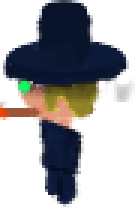
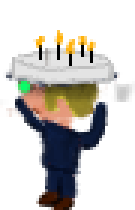
Two versions of the same layered image (135×210). Layer-by-layer changes:
added layer "lights" above "cakehead" over [33, 30, 96, 66]
added layer "cakehead" above "shoes" over [6, 48, 117, 87]
added layer "shoes" above "New Layer" over [36, 186, 75, 210]
painted on "New Layer" over [0, 0, 132, 126]
added layer "arm" over [15, 96, 108, 150]
